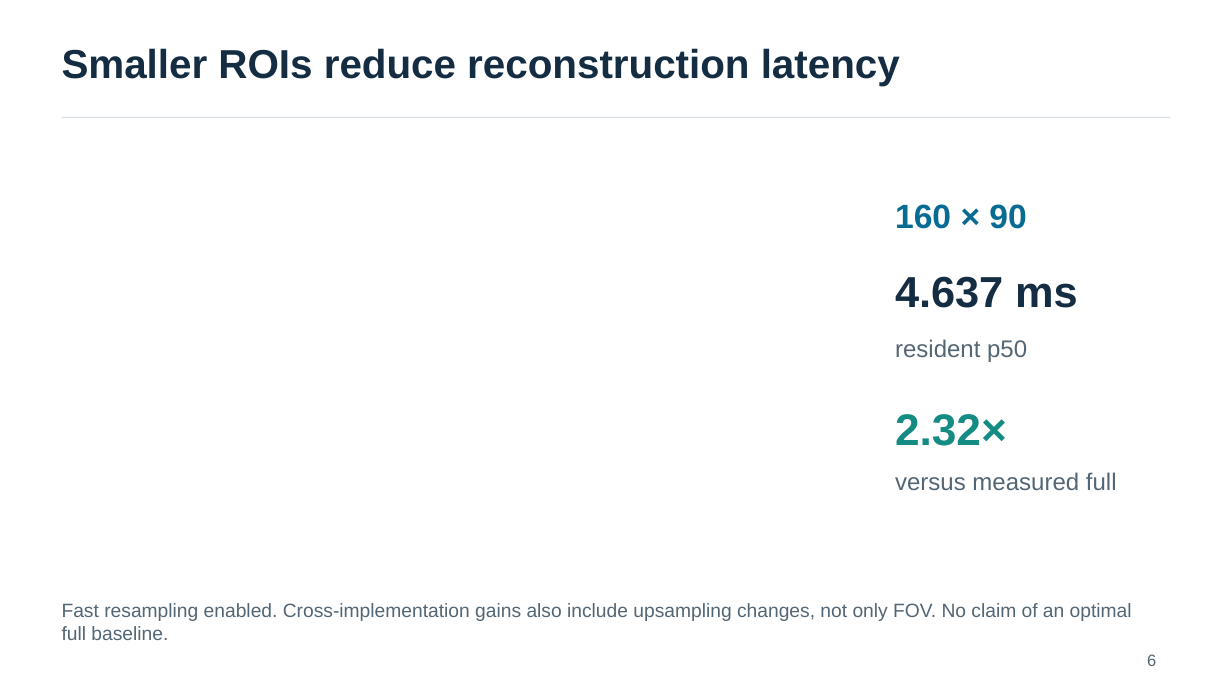
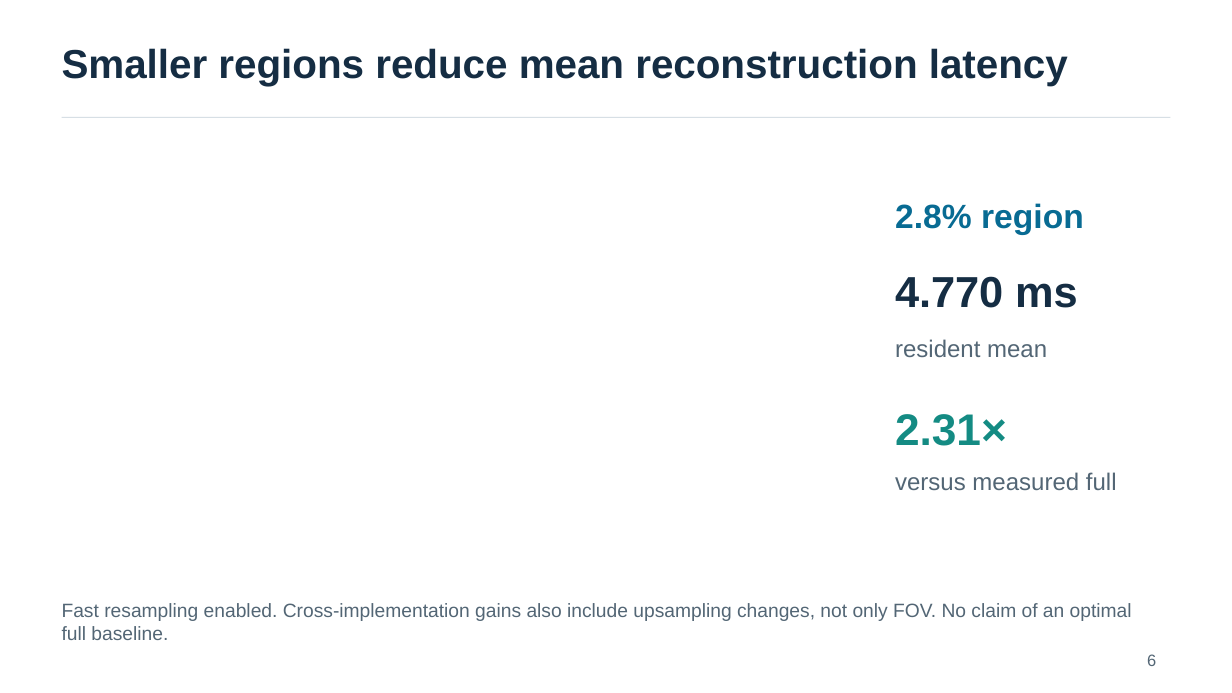
Before and after one commit to yingtian991221/stereo-eye-reconstruction, a slide deck: slide 6 of presentations/weekly_20261029/weekly_20261029_english_30w.pptx. Drawn at 1232x693 pixels with LibreOffice and Linux fonts; fonts in the diff are those of the drawing. Boxes give left, top, right and bottom in pixels: in the first picture for what was removed or moved away, otherwise in the second. Text is boxed around its words. In the diff, an @@ line names an element or a change of style, - is before the commit and + after.

Commit message:
Simplify weekly slides and show area percentages with mean latency bars

```diff
--- a/presentations/weekly_20261029/weekly_20261029_english_30w.pptx
+++ b/presentations/weekly_20261029/weekly_20261029_english_30w.pptx
@@ text at <box>62,48,1068,86</box>: text changed @@
-Smaller ROIs reduce reconstruction latency
+Smaller regions reduce mean reconstruction latency
@@ text at <box>895,203,1084,235</box>: text changed @@
-160 × 90
+2.8% region
@@ text at <box>895,276,1078,308</box>: text changed @@
-4.637 ms
+4.770 ms
@@ text at <box>895,339,1047,357</box>: text changed @@
-resident p50
+resident mean
@@ text at <box>895,414,1007,446</box>: text changed @@
-2.32×
+2.31×
```
Also in this commit, not shown: 3 other slides changed, 1 slide added, 1 slide removed, 5 other files.
